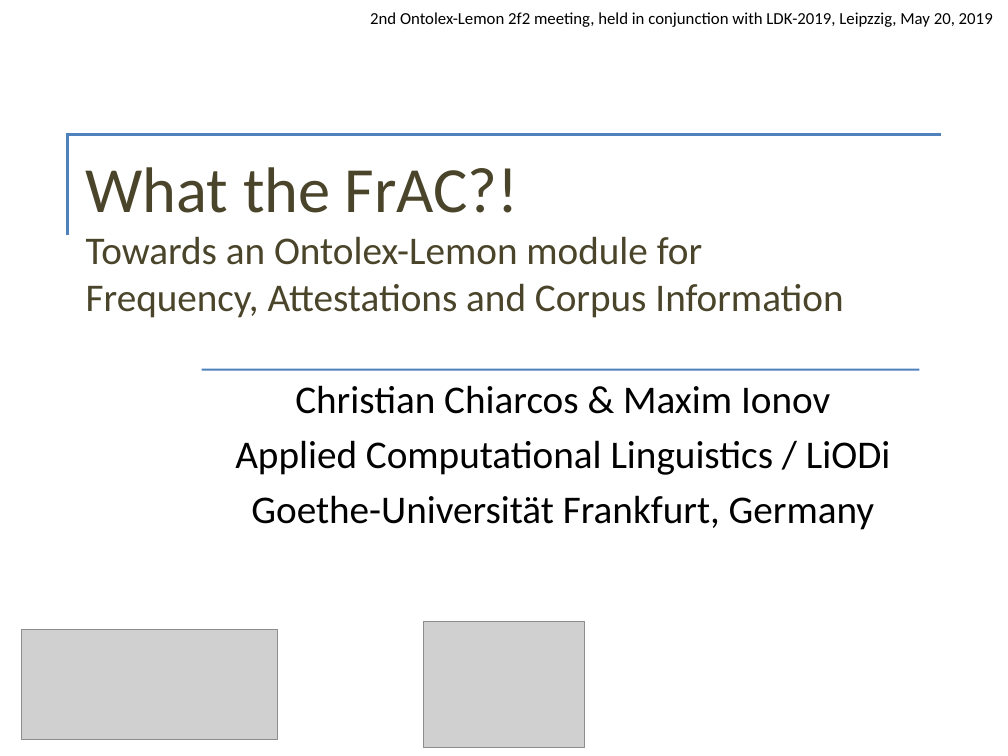
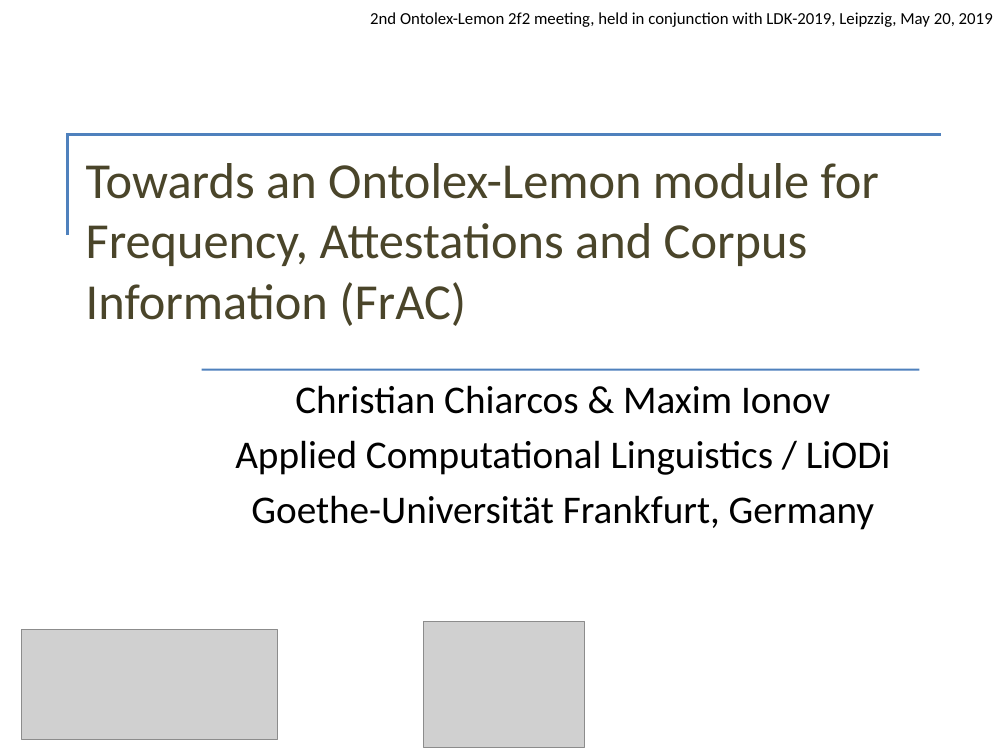
Before and after one commit to ontolex/frequency-attestation-corpus-information, a slide deck: slide 1 of doc/ontolex-f2f-leipzig-may2019.pptx. Drawn at 1008x756 pixels with LibreOffice and Linux fonts; fonts in the diff are those of the drawing; grey boxes stand for pictures; background and template pictures are left out. Boxes give left, top, right and bottom in pixels: in the first picture for what was removed or moved away, otherwise in the second. Text is boxed around its words. In the diff, an @@ line names an element or a change of style, - is before the commit and + after.

```diff
--- a/doc/ontolex-f2f-leipzig-may2019.pptx
+++ b/doc/ontolex-f2f-leipzig-may2019.pptx
@@ title at bbox=[86, 163, 879, 326]: text changed; size 28 to 36 pt @@
-What the FrAC?!
-Towards an Ontolex-Lemon module for
-Frequency, Attestations and Corpus Information
+Towards an Ontolex-Lemon module for
+Frequency, Attestations and Corpus Information (FrAC)
```
Also in this commit, not shown: 1 slide added.
